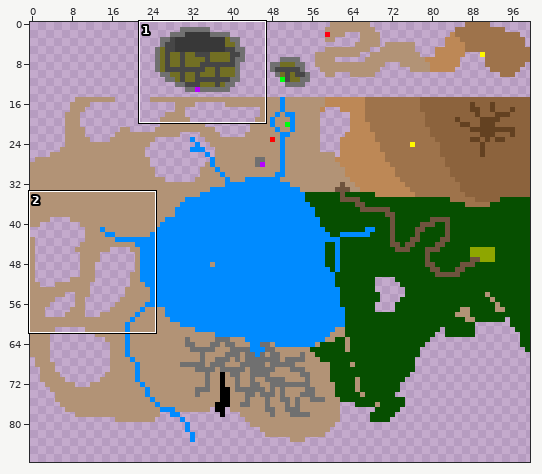
Two versions of one sprite sheet, refrences/underlandpixelmap.png. Above, an overview of the earlier version with the close-up marked.
Close-up. The starting point:
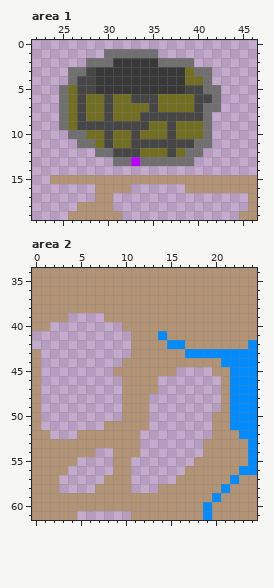
The file is 100x84 pixels. Shown: area 1: x 22..46, y 0..19; area 2: x 0..24, y 34..61. The old version is drawn lined up with the new one, on the new canvas. The wide view leaves out empty margins. The commit also changed other parts of the picture, which this record leaves out.
Now the later version:
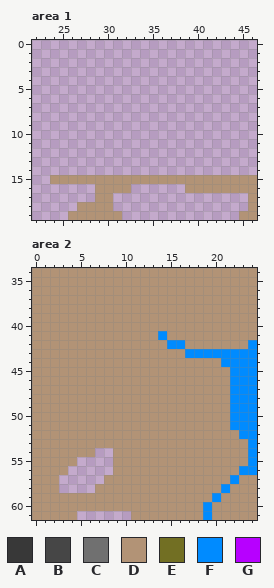
Palette (. is transparent): A #383838  B #464646  C #707070  D #b29376  E #726f23  F #008bff  G #b700ff
Change:
{"change": "canvas 100x84 -> 100x100"}
{"where": "area 1"}
{"y":1,"x":30,"old":"CCCCCC","new":"......"}
{"y":2,"x":28,"old":"CCCAAAAACCCC","new":"............"}
{"y":3,"x":26,"old":"CCBAAAAAAAAAAECC","new":"................"}
{"y":4,"x":26,"old":"CBBAAAAAAAAAAEEC","new":"................"}
{"y":5,"x":25,"old":"CEBBAAAAAAAAAABBCC","new":".................."}
{"y":6,"x":25,"old":"CEBEEBEEBBBEEEEBBC","new":".................."}
{"y":7,"x":25,"old":"CEBEEBEEEEBEEEEBCC","new":".................."}
{"y":8,"x":25,"old":"CEBEEBEEEBBBBBBBC","new":"................."}
{"y":9,"x":25,"old":"CEBBBBBBBBEEBEEEC","new":"................."}
{"y":10,"x":26,"old":"CCEEBEEBEEEBEEEC","new":"................"}
{"y":11,"x":27,"old":"CCEBEEBBBBBBBCC","new":"..............."}
{"y":12,"x":29,"old":"CCBBBEEEBECC","new":"............"}
{"y":13,"x":31,"old":"CCGCCCCCC","new":"........."}
{"where": "area 2"}
{"y":39,"x":4,"old":"....","new":"DDDD"}
{"y":40,"x":2,"old":"........","new":"DDDDDDDD"}
{"y":41,"x":0,"old":"...........","new":"DDDDDDDDDDD"}
{"y":42,"x":0,"old":"...........","new":"DDDDDDDDDDD"}
{"y":43,"x":1,"old":"..........","new":"DDDDDDDDDD"}
{"y":44,"x":1,"old":".........","new":"DDDDDDDDD"}
{"y":45,"x":1,"old":"........","new":"DDDDDDDD"}
{"y":45,"x":16,"old":"....","new":"DDDD"}
{"y":46,"x":1,"old":".........","new":"DDDDDDDDD"}
{"y":46,"x":14,"old":".......","new":"DDDDDDD"}
{"y":47,"x":1,"old":".........","new":"DDDDDDDDD"}
{"y":47,"x":14,"old":".......","new":"DDDDDDD"}
{"y":48,"x":1,"old":".........","new":"DDDDDDDDD"}
{"y":48,"x":13,"old":"........","new":"DDDDDDDD"}
{"y":49,"x":1,"old":".........","new":"DDDDDDDDD"}
{"y":49,"x":13,"old":"........","new":"DDDDDDDD"}
{"y":50,"x":1,"old":".........","new":"DDDDDDDDD"}
{"y":50,"x":13,"old":".......","new":"DDDDDDD"}
{"y":51,"x":1,"old":".......","new":"DDDDDDD"}
{"y":51,"x":13,"old":".......","new":"DDDDDDD"}
{"y":52,"x":2,"old":"...","new":"DDD"}
{"y":52,"x":12,"old":"........","new":"DDDDDDDD"}
{"y":53,"x":12,"old":".......","new":"DDDDDDD"}
{"y":54,"x":12,"old":".......","new":"DDDDDDD"}
{"y":55,"x":11,"old":".......","new":"DDDDDDD"}
{"y":56,"x":11,"old":"......","new":"DDDDDD"}
{"y":57,"x":11,"old":".....","new":"DDDDD"}
{"y":58,"x":11,"old":"...","new":"DDD"}
{"label":"erased","picture_box":[59,49,221,166]}
{"label":"added","picture_box":[32,313,221,493]}
